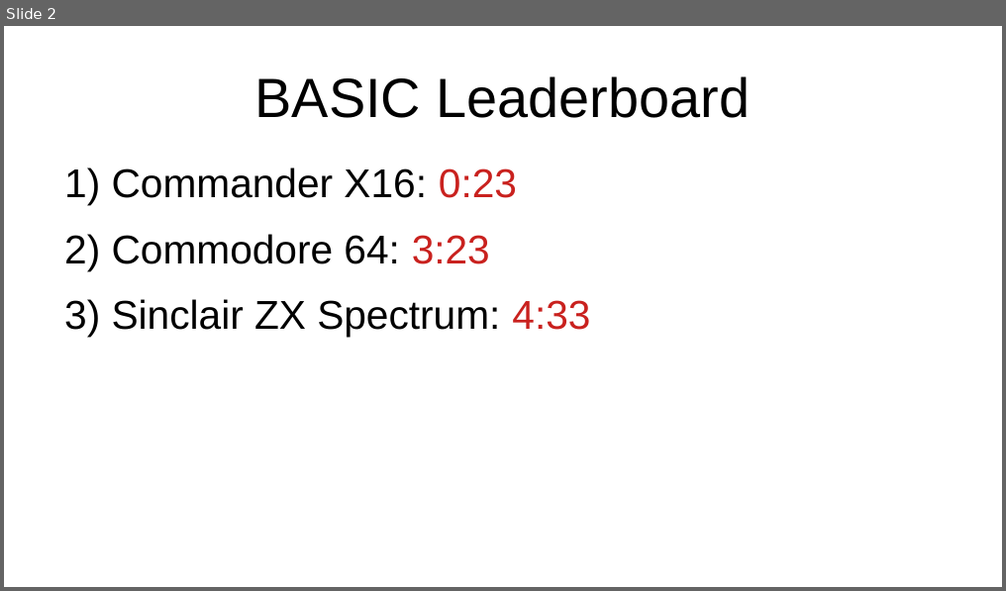
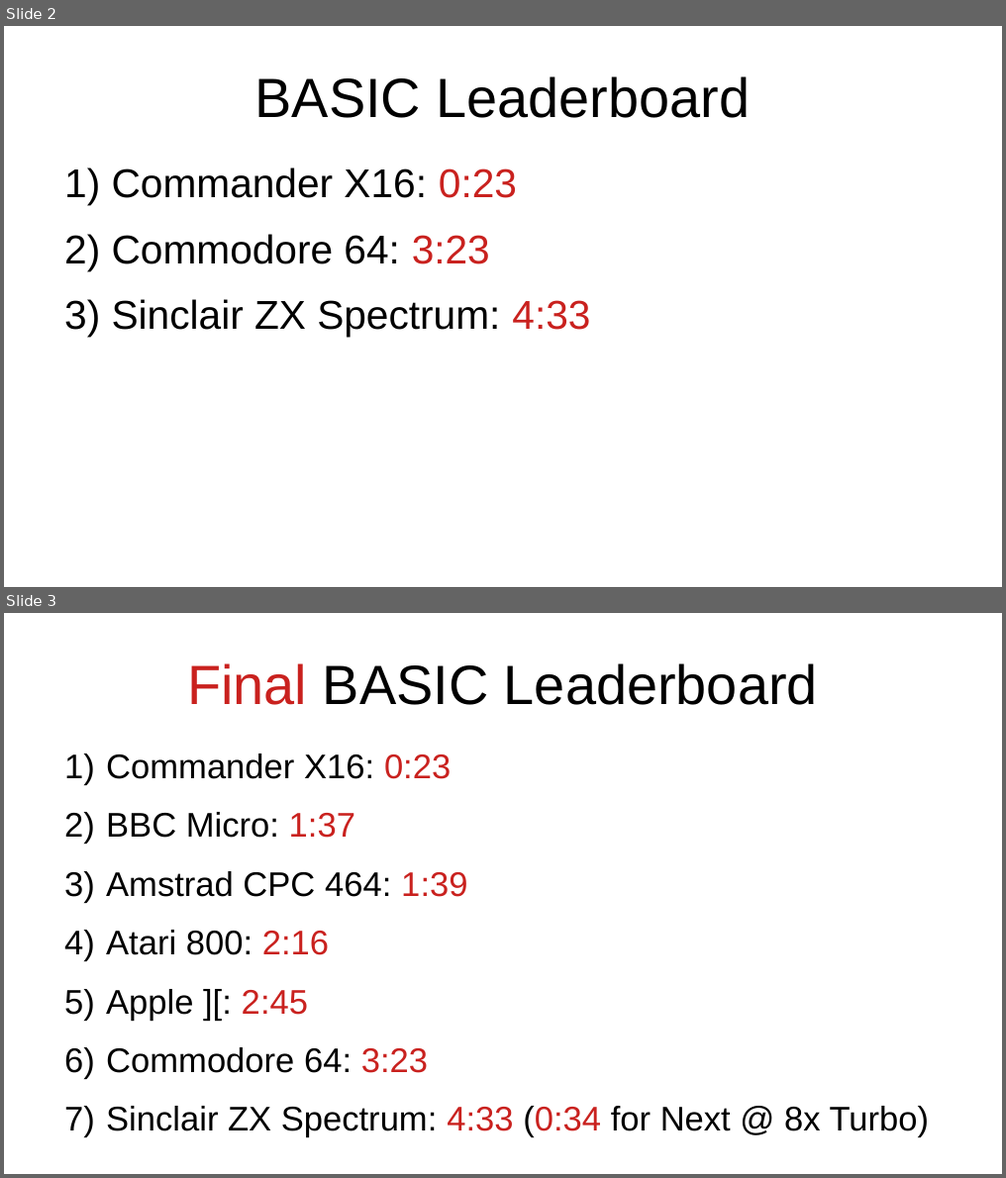
Before and after one commit to SlithyMatt/multi-mandlebrot, a slide deck: slides/slithyvlogs15.odp. Shown one above the other, each under a label of ours: slide 2 before the commit, slides 2 and 3 after it. The pictures are 1006x591 and 1006x1178 pixels, drawn with LibreOffice and Linux fonts; fonts in the diff are those of the drawing. Boxes give left, top, right and bottom in pixels: in the first picture for what was removed or moved away, otherwise in the second. Text is boxed around its words. In the diff, an @@ line names an element or a change of style, - is before the commit and + after.

Commit message:
added final leaderboard

```diff
--- a/slides/slithyvlogs15.odp
+++ b/slides/slithyvlogs15.odp
@@ slide 3 added at <box>4,613,1002,1174</box>, background #FFFFFF @@
@@ title added at <box>187,663,818,705</box>, 44 pt, text #000000 @@
+Final BASIC Leaderboard
@@ text added at <box>106,754,930,1139</box>, 27.2 pt, text #000000 @@
+1) Commander X16: 0:23
+2) BBC Micro: 1:37
+3) Amstrad CPC 464: 1:39
+4) Atari 800: 2:16
+5) Apple ][: 2:45
+6) Commodore 64: 3:23
+7) Sinclair ZX Spectrum: 4:33 (0:34 for Next @ 8x Turbo)
```
